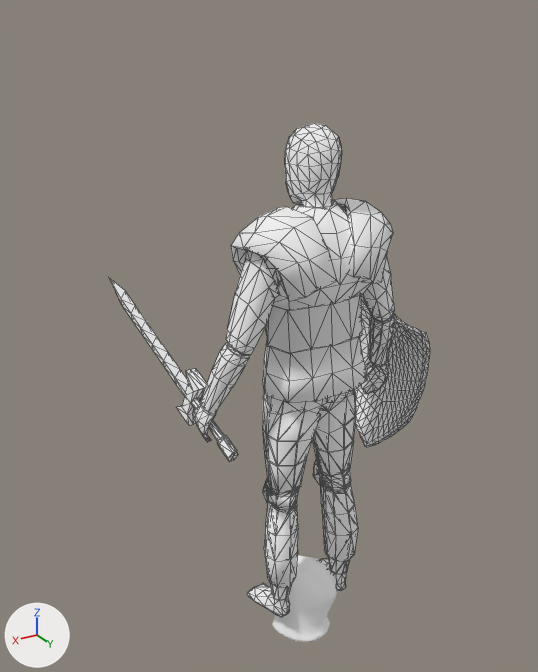
The glTF model MODELS/staticplayer.glb: old version first, new version second.
Camera for both pictures: a camera (50 mm lens) standing at (1.29, 1.89, 2.08) and looking at (-0.02, -0.29, 0.98). The axes (+X, +Y, +Z) are drawn at lower left. The lights are the same throughout. Mesh edges are drawn as thin lines on the coarser meshes. Where no turn or scale is listed for an object, it has been applied to the vertices.

Names of what the first picture shows: 'Cube', 'Cylinder', 'Helmet', 'Platebody', 'Platelegs', 'Shield'.
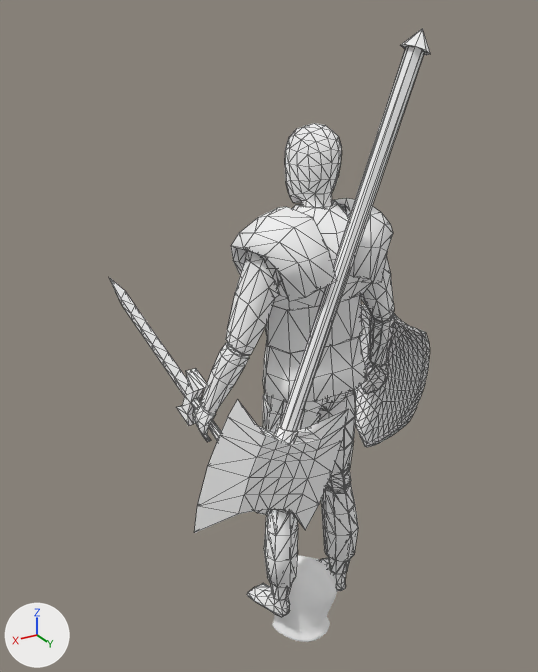
What changed in the scene script:
```text
Add mat_metal_002:
    mat_metal_002 = principled_material('Metal.002')
    mat_metal_002.base_color = (1.0, 1.0, 1.0)  # white #ffffff
    mat_metal_002.metallic = 1.0
    mat_metal_002.roughness = 1.0
Add mat_wood_001:
    mat_wood_001 = principled_material('Wood.001')
    mat_wood_001.base_color = (1.0, 1.0, 1.0)  # white #ffffff
    mat_wood_001.metallic = 1.0
    mat_wood_001.roughness = 1.0
Add me_cylinder_001:
    me_cylinder_001.from_pydata(...)  # 140 vertices, 260 faces; spans x -0.25..0.54, y -0.04..0.04, z -0.97..0.61
    # faces by material slot: [28, 232]
    me_cylinder_001.materials.append(mat_wood_001)  # white #ffffff
    me_cylinder_001.materials.append(mat_metal_002)  # white #ffffff
Add ob_cylinder_001:
    ob_cylinder_001 = bpy.data.objects.new('Cylinder.001', me_cylinder_001)
    ob_cylinder_001.location = (-0.013, 0.168, 1.428)
```

What differs and where, as boxes [x1, y1, x2, y2] in the pictures (538 x 672 px):
'Cylinder.001', added: after [194, 29, 430, 533]
    faces in mat_metal_002 (white #ffffff): [194, 29, 430, 533]
    faces in mat_wood_001 (white #ffffff): [280, 46, 424, 432]
